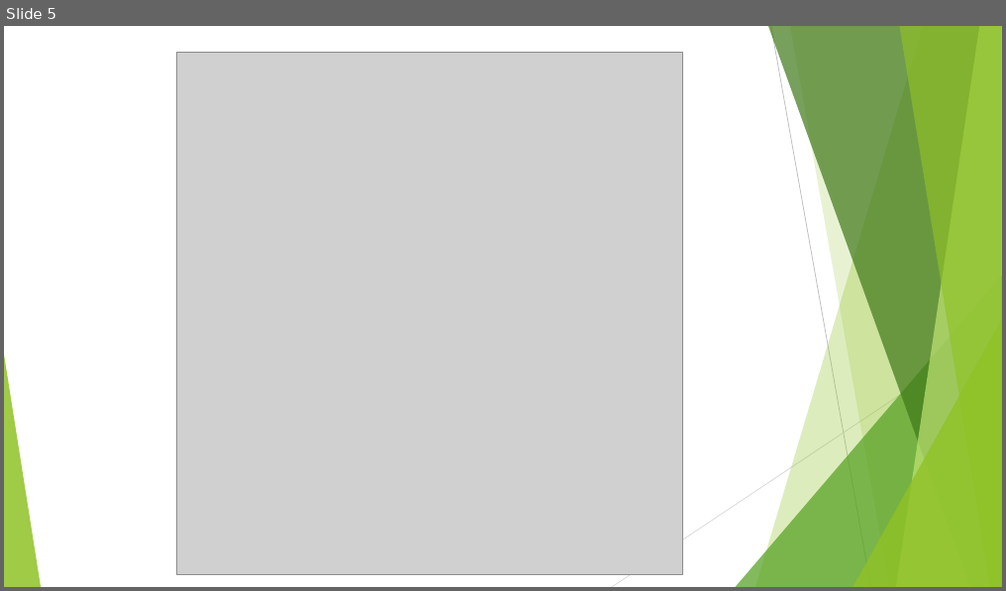
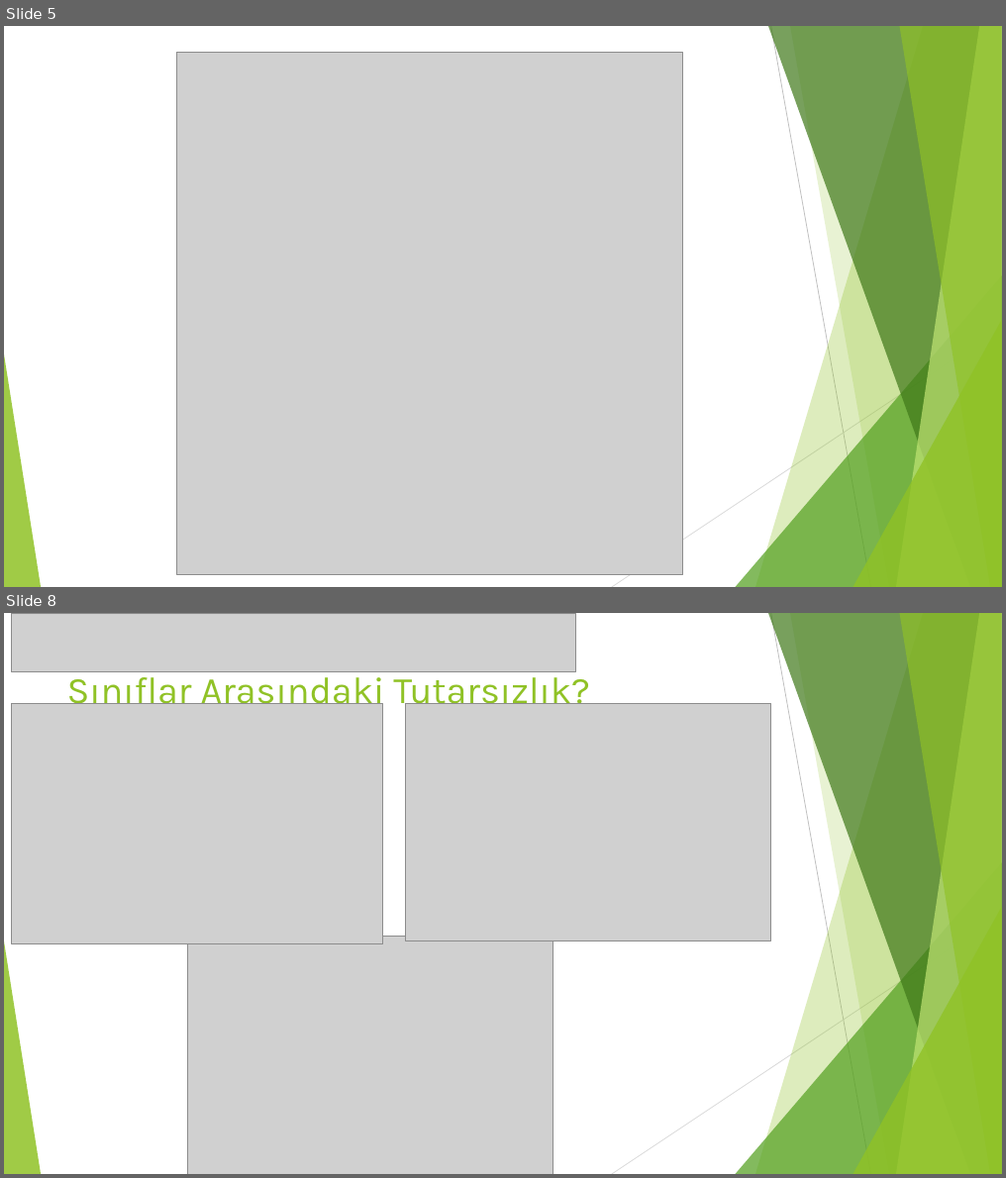
Before and after one commit to Ouzx/Python-TextMining, a slide deck: Nefret Soylemi vs Ofansif Dil.pptx. Shown one above the other, each under a label of ours: slide 5 before the commit, slides 5 and 8 after it; the slides between them are not shown. The pictures are 1006x591 and 1006x1178 pixels, drawn with LibreOffice and Linux fonts; fonts in the diff are those of the drawing; grey boxes stand for pictures. Boxes give left, top, right and bottom in pixels: in the first picture for what was removed or moved away, otherwise in the second. Text is boxed around its words. In the diff, an @@ line names an element or a change of style, - is before the commit and + after.

```diff
--- a/Nefret Soylemi vs Ofansif Dil.pptx
+++ b/Nefret Soylemi vs Ofansif Dil.pptx
@@ slide 8 added at (4,613,1002,1174), background #FFFFFF; not listed: 10 template elements that a slide beside it also shows @@
@@ picture added at (12,613,575,672) @@
@@ title added at (67,669,590,713), 36 pt, text #90C226 @@
+Sınıflar Arasındaki Tutarsızlık?
@@ picture added at (12,703,383,945) @@
@@ picture added at (405,703,770,942) @@
@@ picture added at (187,937,552,1174) @@
```
Also in this commit, not shown: 2 slides changed, 2 other slides added, 8 other files.
